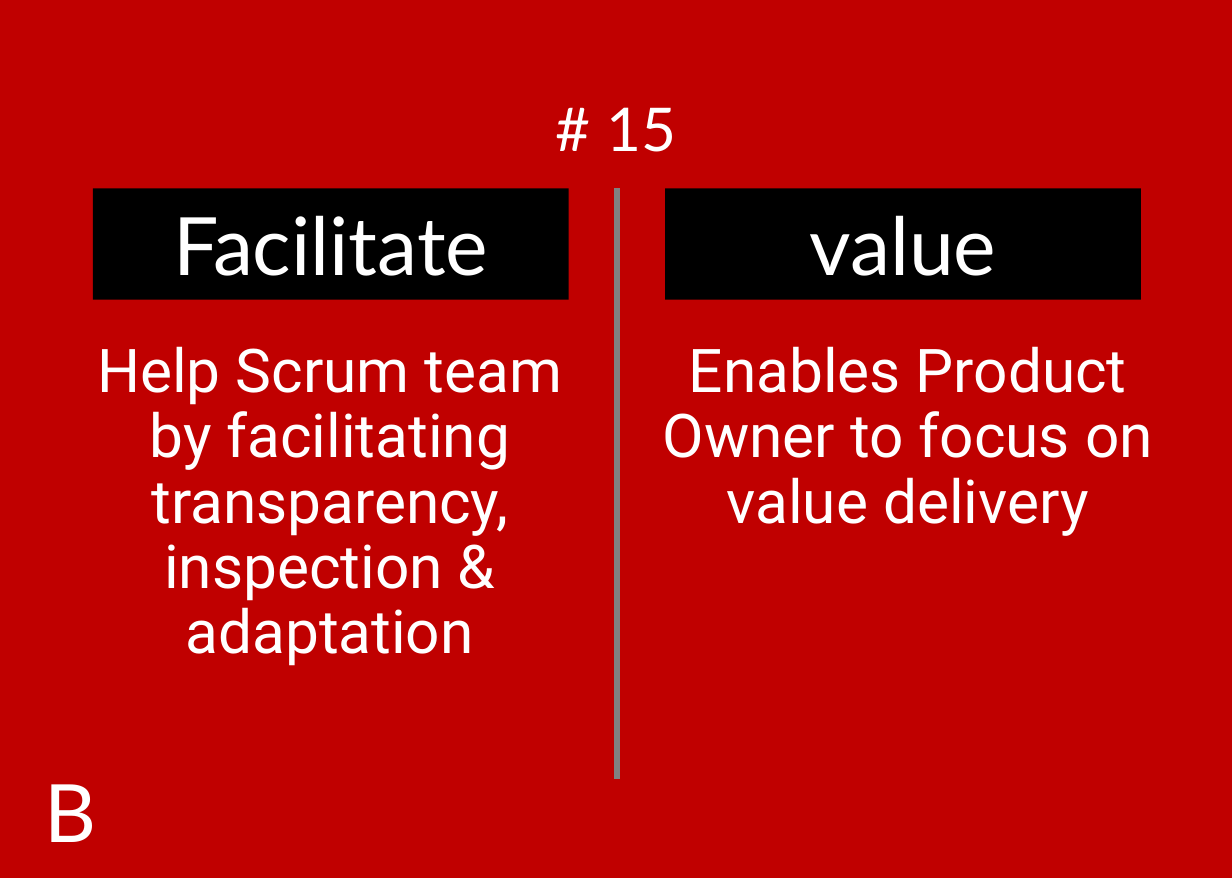
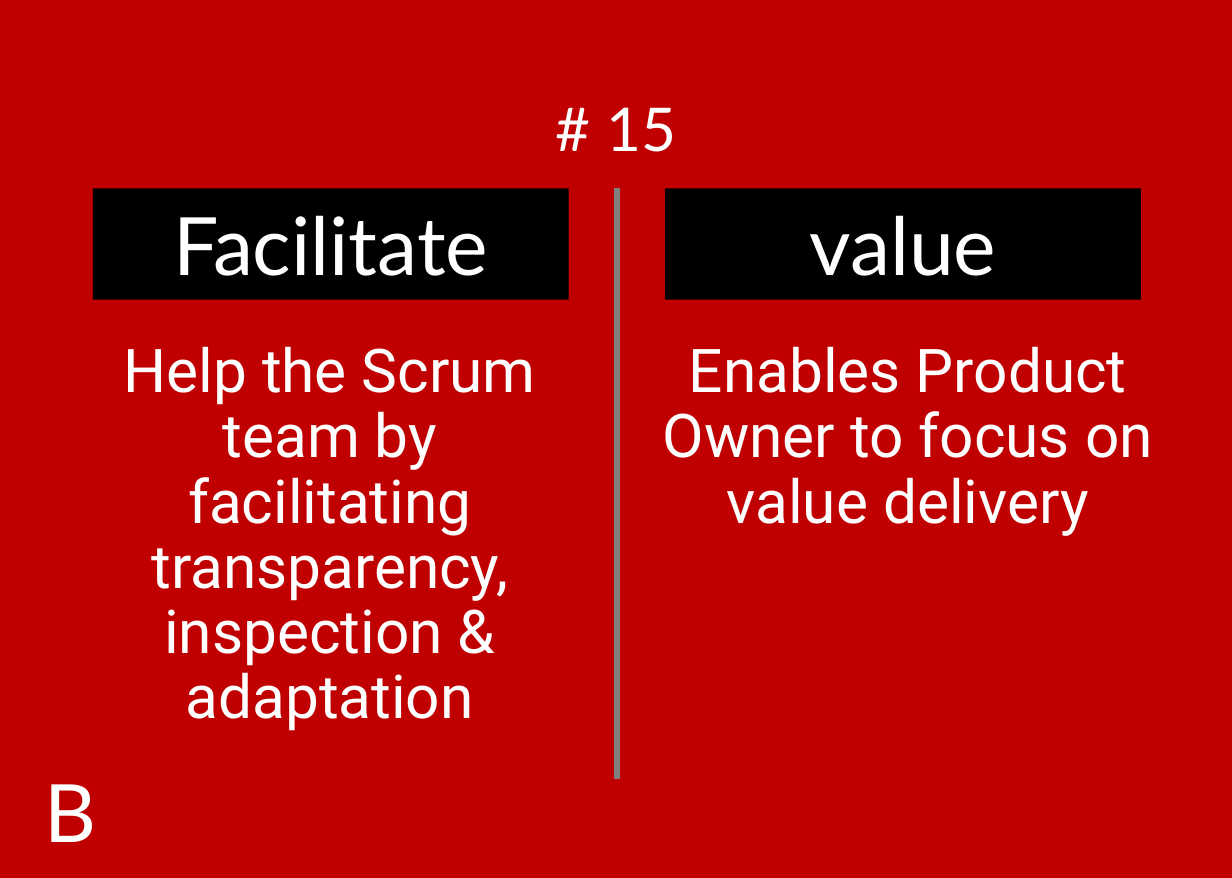
Before and after one commit to ScrumFacilitators/Exploring-Self-Management, a slide deck: slide 20 of Exploring Self-Management.pptx. Drawn at 1232x878 pixels with LibreOffice and Linux fonts; fonts in the diff are those of the drawing; background and template pictures are left out. Boxes give left, top, right and bottom in pixels: in the first picture for what was removed or moved away, otherwise in the second. Text is boxed around its words. In the diff, an @@ line names an element or a change of style, - is before the commit and + after.

```diff
--- a/Exploring Self-Management.pptx
+++ b/Exploring Self-Management.pptx
@@ text at (124, 346, 536, 731): text changed @@
-Help Scrum team by facilitating transparency, inspection & adaptation
+Help the Scrum team by facilitating transparency, inspection & adaptation
```
Also in this commit, not shown: 24 other slides changed.
